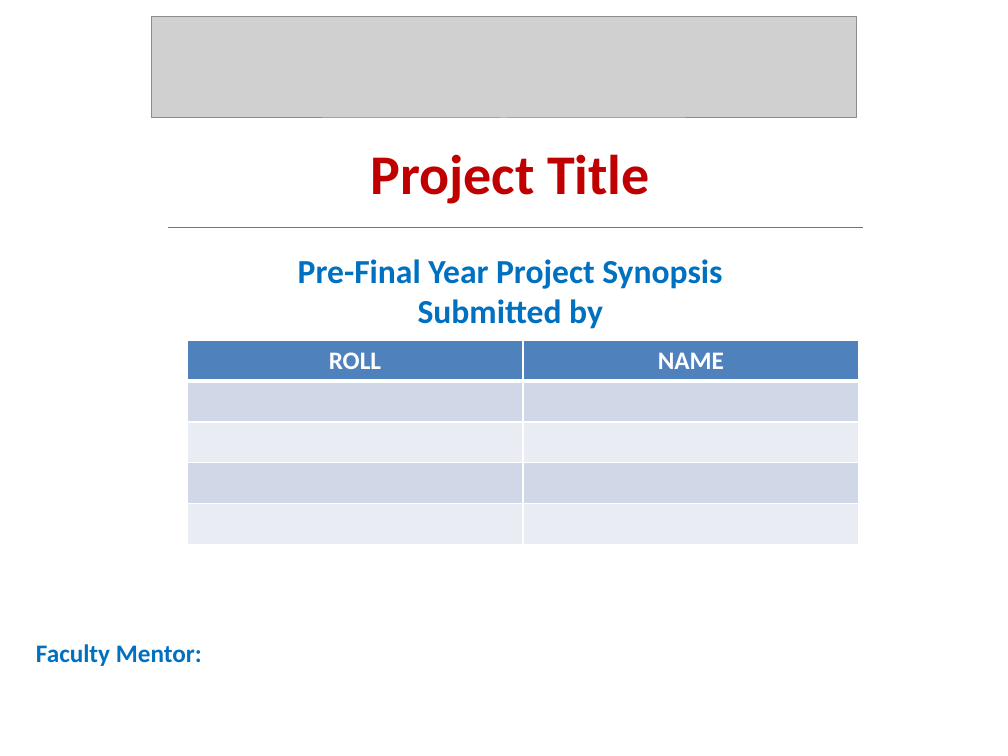
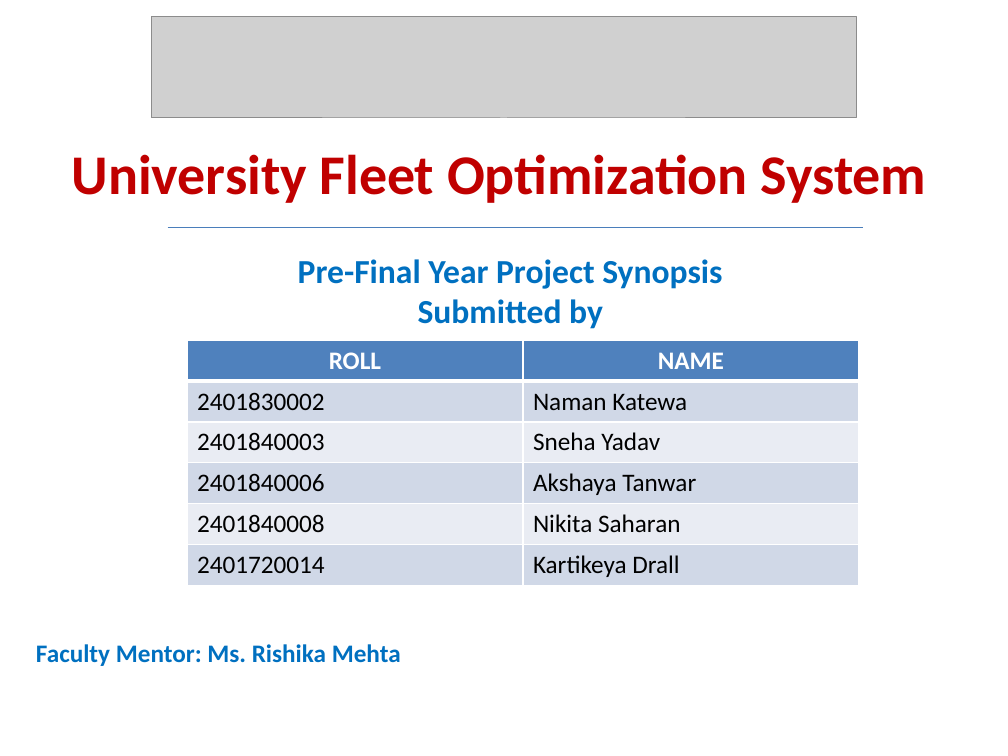
Before and after one commit to NamanKatewa/Minor-Project, a slide deck: slide 2 of data/official/PPT.pptx. Drawn at 1008x756 pixels with LibreOffice and Linux fonts; fonts in the diff are those of the drawing; grey boxes stand for pictures; background and template pictures are left out. Boxes give left, top, right and bottom in pixels: in the first picture for what was removed or moved away, otherwise in the second. Text is boxed around its words. In the diff, an @@ line names an element or a change of style, - is before the commit and + after.

```diff
--- a/data/official/PPT.pptx
+++ b/data/official/PPT.pptx
@@ text at [72, 154, 927, 203]: text changed @@
-Project Title
+University Fleet Optimization System
@@ table at [186, 340, 858, 585] @@
-row 2:  | 
-row 3:  | 
-row 4:  | 
-row 5:  | 
+row 2: 2401830002 | Naman Katewa
+row 3: 2401840003 | Sneha Yadav
+row 4: 2401840006 | Akshaya Tanwar
+row 5: 2401840008 | Nikita Saharan
+row 6: 2401720014 | Kartikeya Drall
@@ text at [36, 644, 401, 666]: text changed @@
-Faculty Mentor:
+Faculty Mentor: Ms. Rishika Mehta
```
Also in this commit, not shown: 9 other slides changed, 2 other files.
